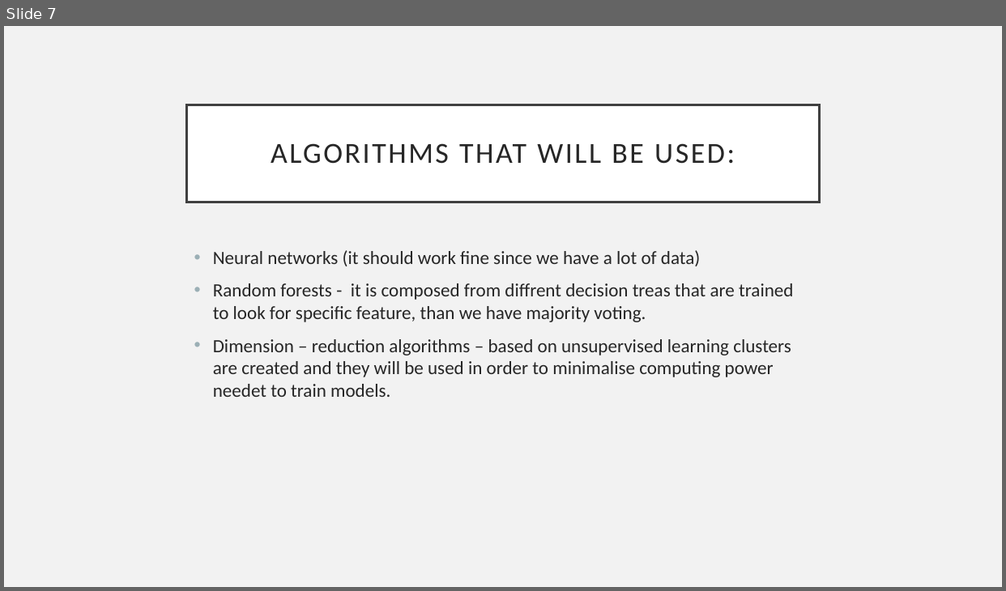
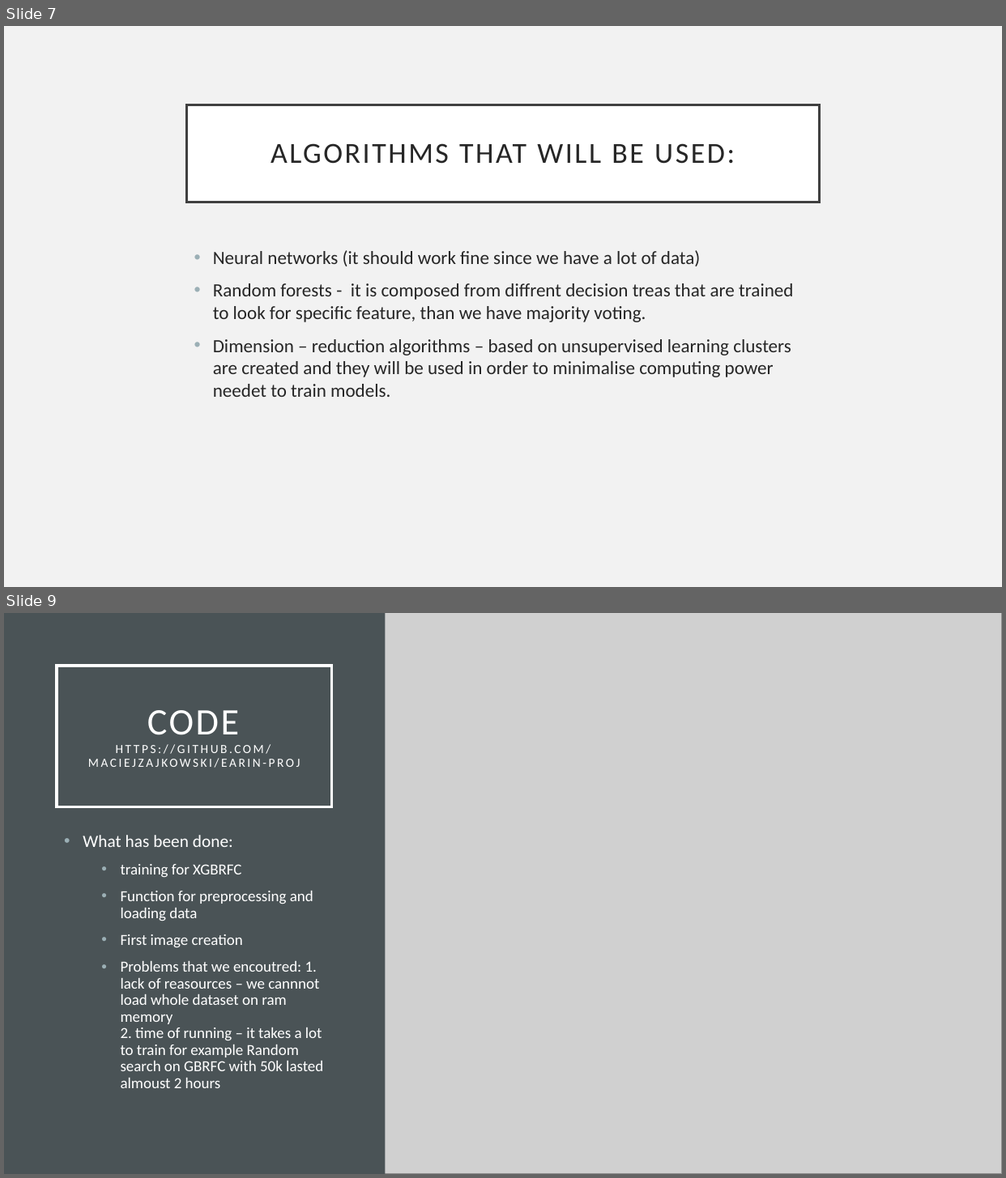
Before and after one commit to MaciejZajkowski/EARIN-PROJ, a slide deck: EARIN PROJECT.pptx. Shown one above the other, each under a label of ours: slide 7 before the commit, slides 7 and 9 after it; the slides between them are not shown. The pictures are 1006x591 and 1006x1178 pixels, drawn with LibreOffice and Linux fonts; fonts in the diff are those of the drawing; grey boxes stand for pictures. Boxes give left, top, right and bottom in pixels: in the first picture for what was removed or moved away, otherwise in the second. Text is boxed around its words. In the diff, an @@ line names an element or a change of style, - is before the commit and + after.

Commit message:
IDGT functions

```diff
--- a/EARIN PROJECT.pptx
+++ b/EARIN PROJECT.pptx
@@ slide 9 added at [4, 613, 1002, 1174], background #F2F2F2 @@
@@ rectangle added at [4, 613, 385, 1174], fill #4A5356 @@
@@ picture added at [385, 613, 1002, 1174] @@
@@ title added at [57, 666, 332, 807], outline #FFFFFF 2.5 pt, 12 pt, text #FFFFFF @@
+CODE
+HTTPS://GITHUB.COM/MACIEJZAJKOWSKI/EARIN-PROJ
@@ text added at [83, 835, 323, 1088], 14.8 pt, text #FFFFFF @@
+• What has been done:
+    • training for XGBRFC
+    • Function for preprocessing and loading data
+    • First image creation
+    • Problems that we encoutred: 1. lack of reasources – we cannnot load whole dataset on ram memory
+      2. time of running – it takes a lot to train for example Random search on GBRFC with 50k lasted almoust 2 hours
```
Also in this commit, not shown: 4 other slides added, 1 other file.
